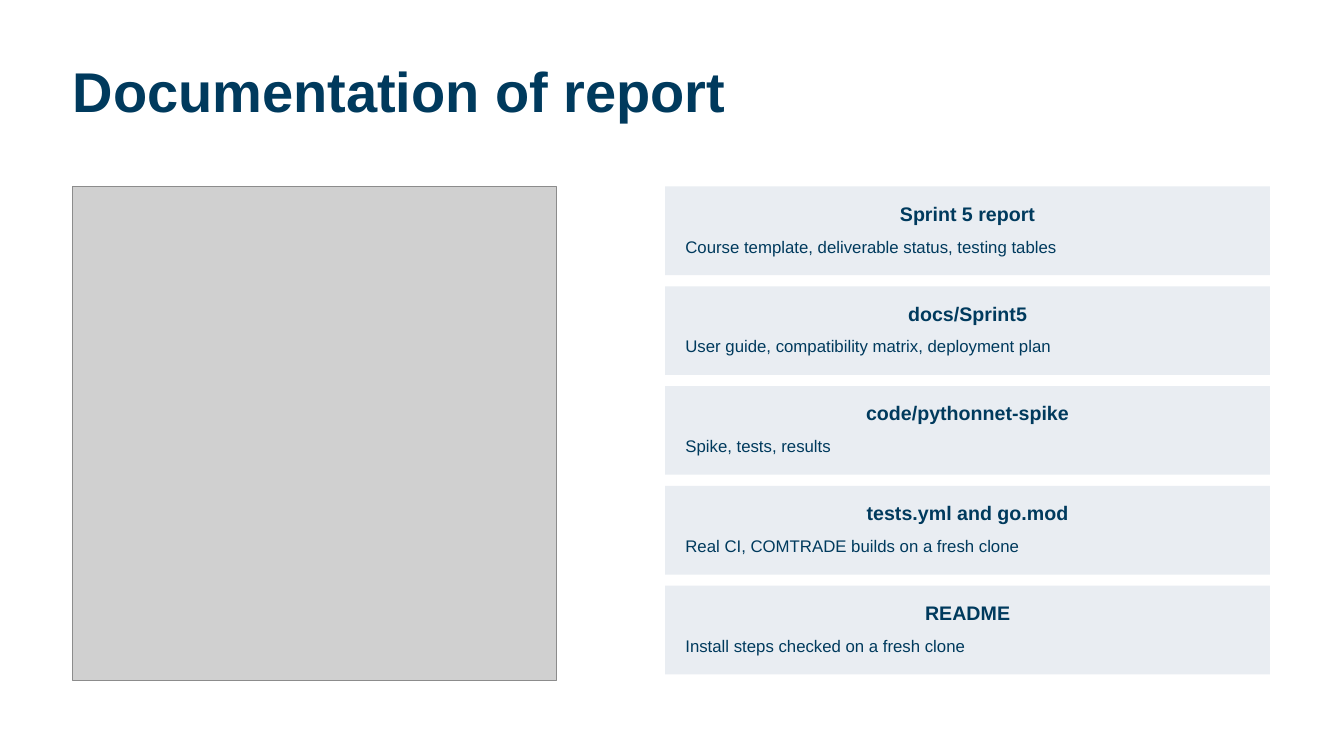
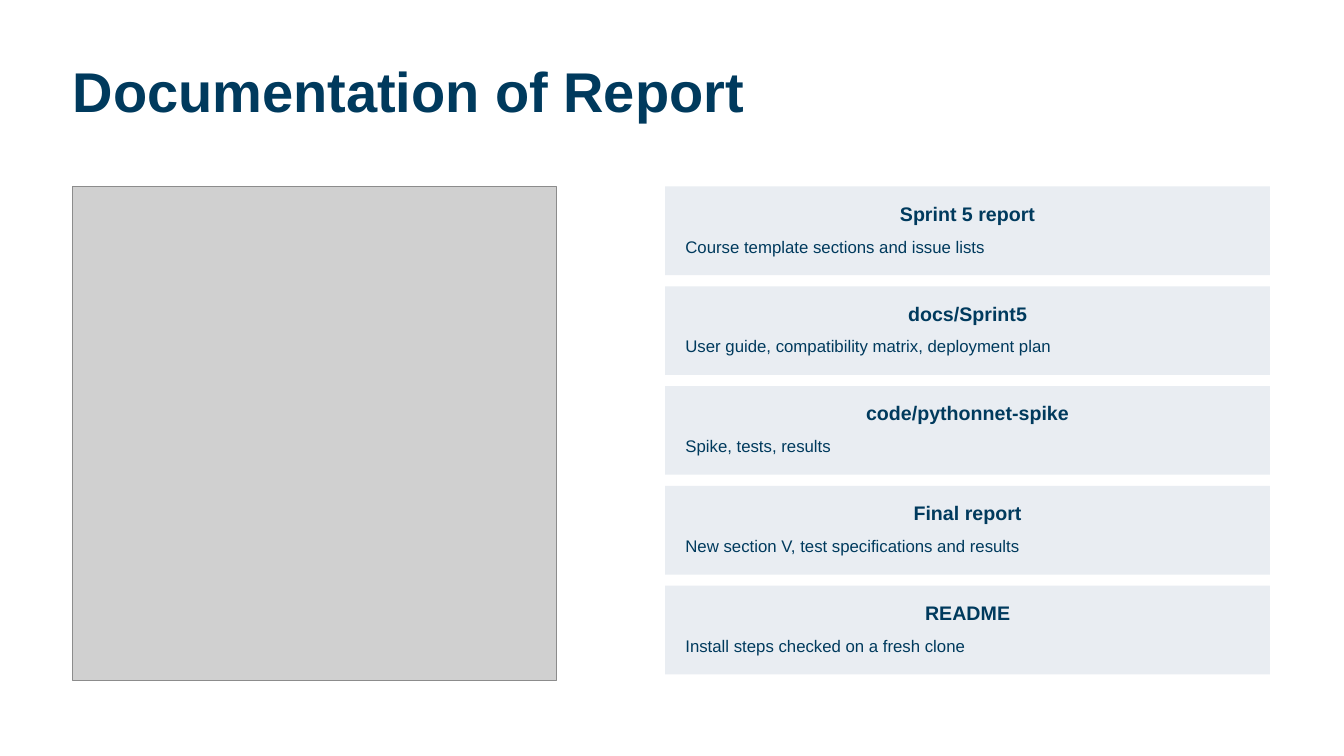
Before and after one commit to calebh13/sel-blueframe-sdk, a slide deck: slide 13 of Sprints/Sprint_5/Sprint 5 Presentation.pptx. Drawn at 1344x756 pixels with LibreOffice and Linux fonts; fonts in the diff are those of the drawing; grey boxes stand for pictures. Boxes give left, top, right and bottom in pixels: in the first picture for what was removed or moved away, otherwise in the second. Text is boxed around its words. In the diff, an @@ line names an element or a change of style, - is before the commit and + after.

Commit message:
Sprint 5 slides follow the video template, Darron placeholders

```diff
--- a/Sprints/Sprint_5/Sprint 5 Presentation.pptx
+++ b/Sprints/Sprint_5/Sprint 5 Presentation.pptx
@@ title at (73, 71, 744, 122): text changed @@
-Documentation of report
+Documentation of Report
@@ text in rectangle at (685, 241, 985, 257): text changed @@
-Course template, deliverable status, testing tables
+Course template sections and issue lists
@@ text in rectangle at (685, 505, 1022, 556): text changed @@
-tests.yml and go.mod
-Real CI, COMTRADE builds on a fresh clone
+Final report
+New section V, test specifications and results
```
Also in this commit, not shown: 14 other slides changed, 1 other file.
